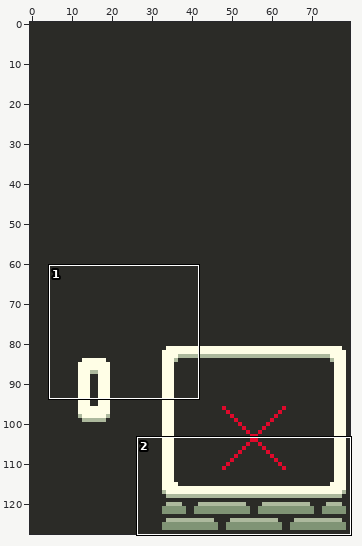
One commit to this sprite sheet: Color_game/build_win/assets/tileset.png. The first picture is a wide view before the edit; the outline marks the close-up.
Close-up. Earlier state:
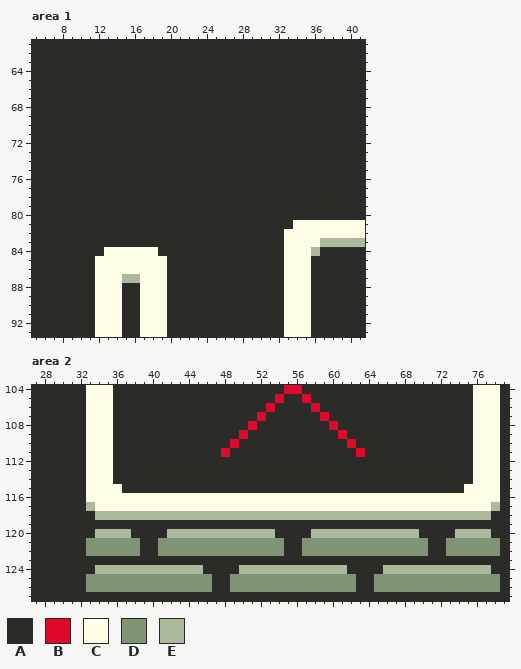
The file is 80x128 pixels. Shown: area 1: x 5..41, y 61..93; area 2: x 27..79, y 104..127.
Palette (. is transparent): A #2b2b27  B #de092b  C #fffee6  D #809475  E #adb99d
Pixels before, area 1, first column x 5:
61 AAAAAAAAAAAAAAAAAAAAAAAAAAAAAAAAAAAAA
62 AAAAAAAAAAAAAAAAAAAAAAAAAAAAAAAAAAAAA
63 AAAAAAAAAAAAAAAAAAAAAAAAAAAAAAAAAAAAA
64 AAAAAAAAAAAAAAAAAAAAAAAAAAAAAAAAAAAAA
65 AAAAAAAAAAAAAAAAAAAAAAAAAAAAAAAAAAAAA
66 AAAAAAAAAAAAAAAAAAAAAAAAAAAAAAAAAAAAA
67 AAAAAAAAAAAAAAAAAAAAAAAAAAAAAAAAAAAAA
68 AAAAAAAAAAAAAAAAAAAAAAAAAAAAAAAAAAAAA
69 AAAAAAAAAAAAAAAAAAAAAAAAAAAAAAAAAAAAA
70 AAAAAAAAAAAAAAAAAAAAAAAAAAAAAAAAAAAAA
71 AAAAAAAAAAAAAAAAAAAAAAAAAAAAAAAAAAAAA
72 AAAAAAAAAAAAAAAAAAAAAAAAAAAAAAAAAAAAA
73 AAAAAAAAAAAAAAAAAAAAAAAAAAAAAAAAAAAAA
74 AAAAAAAAAAAAAAAAAAAAAAAAAAAAAAAAAAAAA
75 AAAAAAAAAAAAAAAAAAAAAAAAAAAAAAAAAAAAA
76 AAAAAAAAAAAAAAAAAAAAAAAAAAAAAAAAAAAAA
77 AAAAAAAAAAAAAAAAAAAAAAAAAAAAAAAAAAAAA
78 AAAAAAAAAAAAAAAAAAAAAAAAAAAAAAAAAAAAA
79 AAAAAAAAAAAAAAAAAAAAAAAAAAAAAAAAAAAAA
80 AAAAAAAAAAAAAAAAAAAAAAAAAAAAAAAAAAAAA
81 AAAAAAAAAAAAAAAAAAAAAAAAAAAAACCCCCCCC
82 AAAAAAAAAAAAAAAAAAAAAAAAAAAACCCCCCCCC
83 AAAAAAAAAAAAAAAAAAAAAAAAAAAACCCCEEEEE
84 AAAAAAAACCCCCCAAAAAAAAAAAAAACCCEAAAAA
85 AAAAAAACCCCCCCCAAAAAAAAAAAAACCCAAAAAA
86 AAAAAAACCCCCCCCAAAAAAAAAAAAACCCAAAAAA
87 AAAAAAACCCEECCCAAAAAAAAAAAAACCCAAAAAA
88 AAAAAAACCCAACCCAAAAAAAAAAAAACCCAAAAAA
89 AAAAAAACCCAACCCAAAAAAAAAAAAACCCAAAAAA
90 AAAAAAACCCAACCCAAAAAAAAAAAAACCCAAAAAA
91 AAAAAAACCCAACCCAAAAAAAAAAAAACCCAAAAAA
92 AAAAAAACCCAACCCAAAAAAAAAAAAACCCAAAAAA
93 AAAAAAACCCAACCCAAAAAAAAAAAAACCCAAAAAA
Pixels before, area 2, first column x 27:
104 AAAAAACCCAAAAAAAAAAAAAAAAAAABBAAAAAAAAAAAAAAAAAAACCCA
105 AAAAAACCCAAAAAAAAAAAAAAAAAABAABAAAAAAAAAAAAAAAAAACCCA
106 AAAAAACCCAAAAAAAAAAAAAAAAABAAAABAAAAAAAAAAAAAAAAACCCA
107 AAAAAACCCAAAAAAAAAAAAAAAABAAAAAABAAAAAAAAAAAAAAAACCCA
108 AAAAAACCCAAAAAAAAAAAAAAABAAAAAAAABAAAAAAAAAAAAAAACCCA
109 AAAAAACCCAAAAAAAAAAAAAABAAAAAAAAAABAAAAAAAAAAAAAACCCA
110 AAAAAACCCAAAAAAAAAAAAABAAAAAAAAAAAABAAAAAAAAAAAAACCCA
111 AAAAAACCCAAAAAAAAAAAABAAAAAAAAAAAAAABAAAAAAAAAAAACCCA
112 AAAAAACCCAAAAAAAAAAAAAAAAAAAAAAAAAAAAAAAAAAAAAAAACCCA
113 AAAAAACCCAAAAAAAAAAAAAAAAAAAAAAAAAAAAAAAAAAAAAAAACCCA
114 AAAAAACCCAAAAAAAAAAAAAAAAAAAAAAAAAAAAAAAAAAAAAAAACCCA
115 AAAAAACCCCAAAAAAAAAAAAAAAAAAAAAAAAAAAAAAAAAAAAAACCCCA
116 AAAAAACCCCCCCCCCCCCCCCCCCCCCCCCCCCCCCCCCCCCCCCCCCCCCA
117 AAAAAAECCCCCCCCCCCCCCCCCCCCCCCCCCCCCCCCCCCCCCCCCCCCEA
118 AAAAAAAEEEEEEEEEEEEEEEEEEEEEEEEEEEEEEEEEEEEEEEEEEEEAA
119 AAAAAAAAAAAAAAAAAAAAAAAAAAAAAAAAAAAAAAAAAAAAAAAAAAAAA
120 AAAAAAAEEEEAAAAEEEEEEEEEEEEAAAAEEEEEEEEEEEEAAAAEEEEAA
121 AAAAAADDDDDDAADDDDDDDDDDDDDDAADDDDDDDDDDDDDDAADDDDDDA
122 AAAAAADDDDDDAADDDDDDDDDDDDDDAADDDDDDDDDDDDDDAADDDDDDA
123 AAAAAAAAAAAAAAAAAAAAAAAAAAAAAAAAAAAAAAAAAAAAAAAAAAAAA
124 AAAAAAAEEEEEEEEEEEEAAAAEEEEEEEEEEEEAAAAEEEEEEEEEEEEAA
125 AAAAAADDDDDDDDDDDDDDAADDDDDDDDDDDDDDAADDDDDDDDDDDDDDA
126 AAAAAADDDDDDDDDDDDDDAADDDDDDDDDDDDDDAADDDDDDDDDDDDDDA
127 AAAAAAAAAAAAAAAAAAAAAAAAAAAAAAAAAAAAAAAAAAAAAAAAAAAAA
The result:
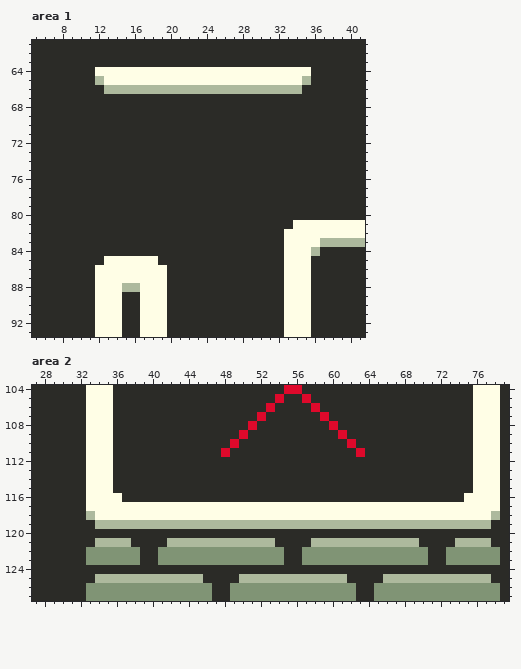
What changed:
{"where": "area 1"}
{"y":64,"x":12,"old":"AAAAAAAAAAAAAAAAAAAAAAAA","new":"CCCCCCCCCCCCCCCCCCCCCCCC"}
{"y":65,"x":12,"old":"AAAAAAAAAAAAAAAAAAAAAAAA","new":"ECCCCCCCCCCCCCCCCCCCCCCE"}
{"y":66,"x":13,"old":"AAAAAAAAAAAAAAAAAAAAAA","new":"EEEEEEEEEEEEEEEEEEEEEE"}
{"y":84,"x":13,"old":"CCCCCC","new":"AAAAAA"}
{"y":85,"x":12,"old":"C","new":"A"}
{"y":85,"x":19,"old":"C","new":"A"}
{"y":87,"x":15,"old":"EE","new":"CC"}
{"y":88,"x":15,"old":"AA","new":"EE"}
{"where": "area 2"}
{"y":115,"x":36,"old":"C","new":"A"}
{"y":115,"x":75,"old":"C","new":"A"}
{"y":116,"x":37,"old":"CCCCCCCCCCCCCCCCCCCCCCCCCCCCCCCCCCCCCC","new":"AAAAAAAAAAAAAAAAAAAAAAAAAAAAAAAAAAAAAA"}
{"y":117,"x":33,"old":"E","new":"C"}
{"y":117,"x":78,"old":"E","new":"C"}
{"y":118,"x":33,"old":"AEEEEEEEEEEEEEEEEEEEEEEEEEEEEEEEEEEEEEEEEEEEEA","new":"ECCCCCCCCCCCCCCCCCCCCCCCCCCCCCCCCCCCCCCCCCCCCE"}
{"y":119,"x":34,"old":"AAAAAAAAAAAAAAAAAAAAAAAAAAAAAAAAAAAAAAAAAAAA","new":"EEEEEEEEEEEEEEEEEEEEEEEEEEEEEEEEEEEEEEEEEEEE"}
{"y":120,"x":34,"old":"EEEE","new":"AAAA"}
{"y":120,"x":42,"old":"EEEEEEEEEEEE","new":"AAAAAAAAAAAA"}
{"y":120,"x":58,"old":"EEEEEEEEEEEE","new":"AAAAAAAAAAAA"}
{"y":120,"x":74,"old":"EEEE","new":"AAAA"}
{"y":121,"x":33,"old":"DDDDDD","new":"AEEEEA"}
{"y":121,"x":41,"old":"DDDDDDDDDDDDDD","new":"AEEEEEEEEEEEEA"}
{"y":121,"x":57,"old":"DDDDDDDDDDDDDD","new":"AEEEEEEEEEEEEA"}
{"y":121,"x":73,"old":"DDDDDD","new":"AEEEEA"}
{"y":123,"x":33,"old":"AAAAAA","new":"DDDDDD"}
{"y":123,"x":41,"old":"AAAAAAAAAAAAAA","new":"DDDDDDDDDDDDDD"}
{"y":123,"x":57,"old":"AAAAAAAAAAAAAA","new":"DDDDDDDDDDDDDD"}
{"y":123,"x":73,"old":"AAAAAA","new":"DDDDDD"}
{"y":124,"x":34,"old":"EEEEEEEEEEEE","new":"AAAAAAAAAAAA"}
{"y":124,"x":50,"old":"EEEEEEEEEEEE","new":"AAAAAAAAAAAA"}
{"y":124,"x":66,"old":"EEEEEEEEEEEE","new":"AAAAAAAAAAAA"}
{"y":125,"x":33,"old":"DDDDDDDDDDDDDD","new":"AEEEEEEEEEEEEA"}
{"y":125,"x":49,"old":"DDDDDDDDDDDDDD","new":"AEEEEEEEEEEEEA"}
{"y":125,"x":65,"old":"DDDDDDDDDDDDDD","new":"AEEEEEEEEEEEEA"}
{"y":127,"x":33,"old":"AAAAAAAAAAAAAA","new":"DDDDDDDDDDDDDD"}
{"y":127,"x":49,"old":"AAAAAAAAAAAAAA","new":"DDDDDDDDDDDDDD"}
{"y":127,"x":65,"old":"AAAAAAAAAAAAAA","new":"DDDDDDDDDDDDDD"}
{"label":"changed","picture_box":[95,67,311,94]}
{"label":"changed","picture_box":[95,247,167,292]}
{"label":"changed","picture_box":[86,484,500,601]}
